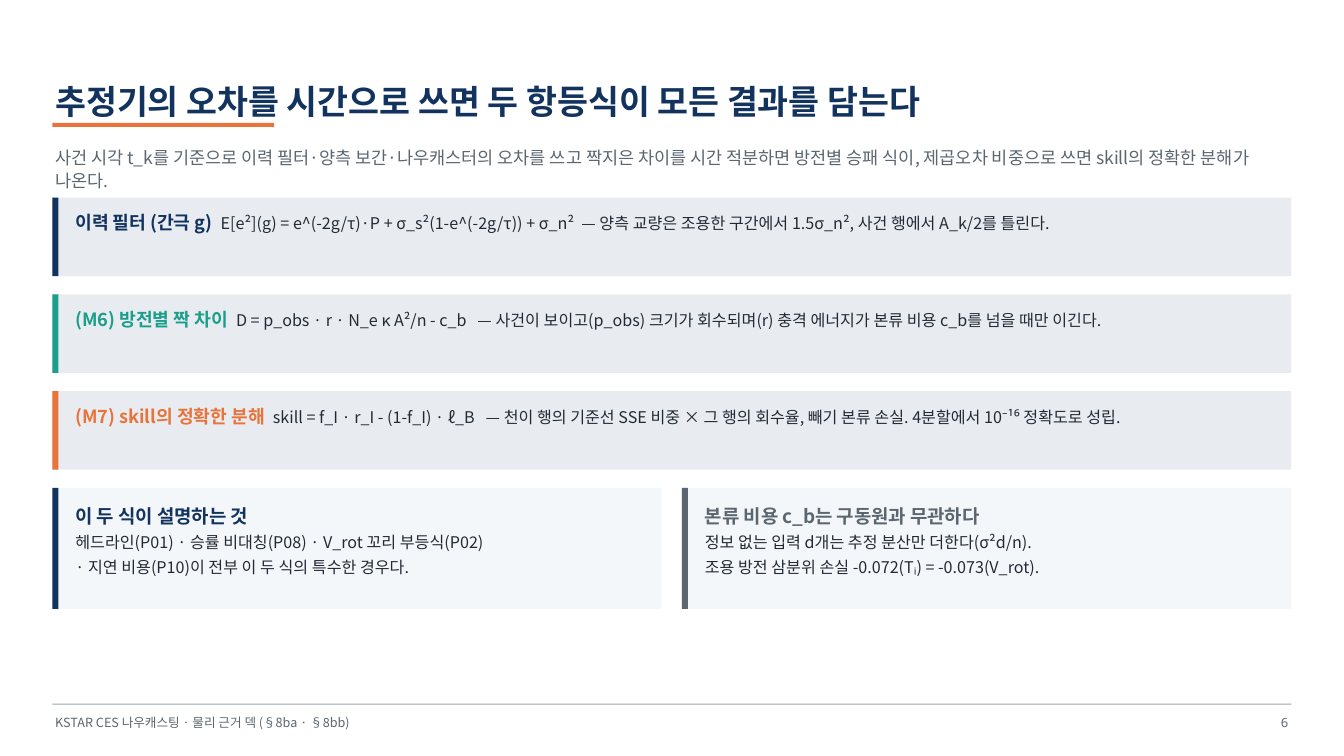
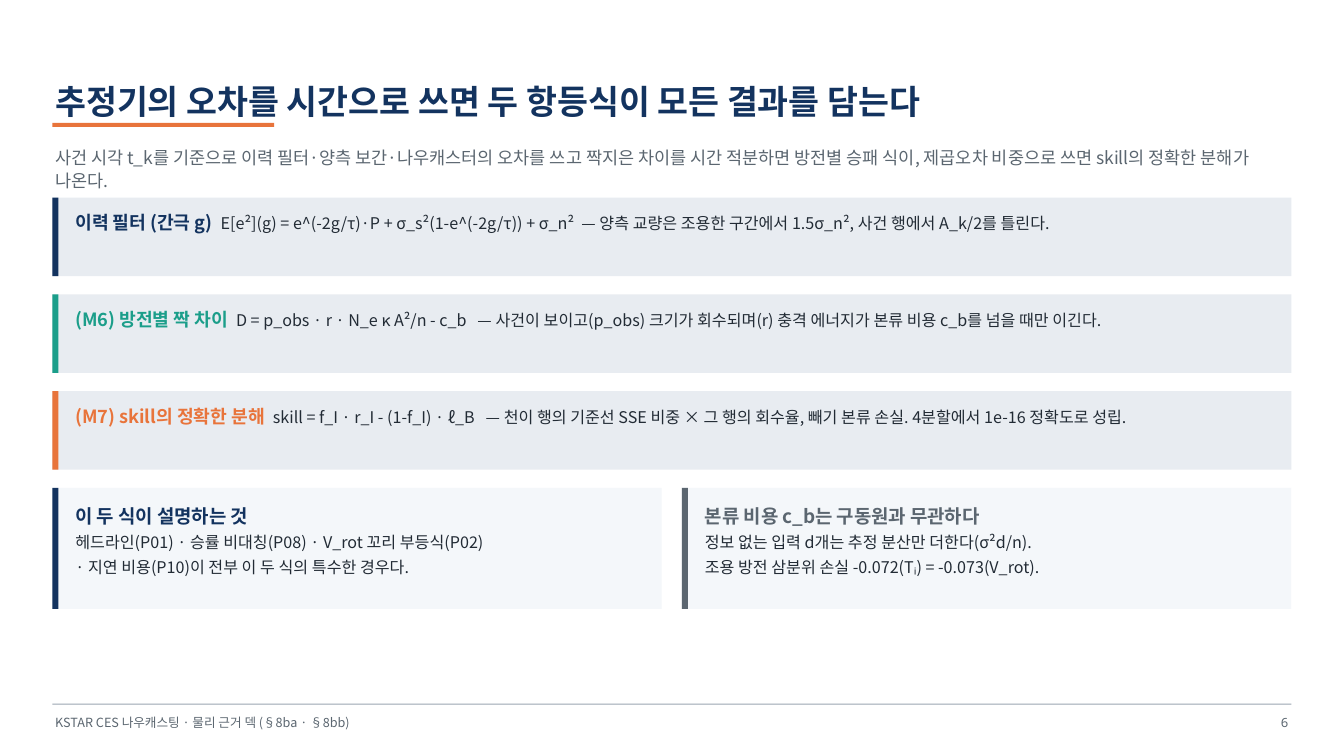
Before and after one commit to iseungsang01/ml-intern-revision, a slide deck: slide 8 of docs/presentation/KSTAR_CES_물리근거.pptx. Drawn at 1344x756 pixels with LibreOffice and Linux fonts; fonts in the diff are those of the drawing. Boxes give left, top, right and bottom in pixels: in the first picture for what was removed or moved away, otherwise in the second. Text is boxed around its words. In the diff, an @@ line names an element or a change of style, - is before the commit and + after.

```diff
--- a/docs/presentation/KSTAR_CES_물리근거.pptx
+++ b/docs/presentation/KSTAR_CES_물리근거.pptx
@@ text at (75,407,1126,427): text changed @@
-(M7) skill의 정확한 분해 skill = f_I · r_I - (1-f_I) · ℓ_B — 천이 행의 기준선 SSE 비중 × 그 행의 회수율, 빼기 본류 손실. 4분할에서 10⁻¹⁶ 정확도로 성립.
+(M7) skill의 정확한 분해 skill = f_I · r_I - (1-f_I) · ℓ_B — 천이 행의 기준선 SSE 비중 × 그 행의 회수율, 빼기 본류 손실. 4분할에서 1e-16 정확도로 성립.
```
Also in this commit, not shown: 6 other slides changed, 1 other file.
